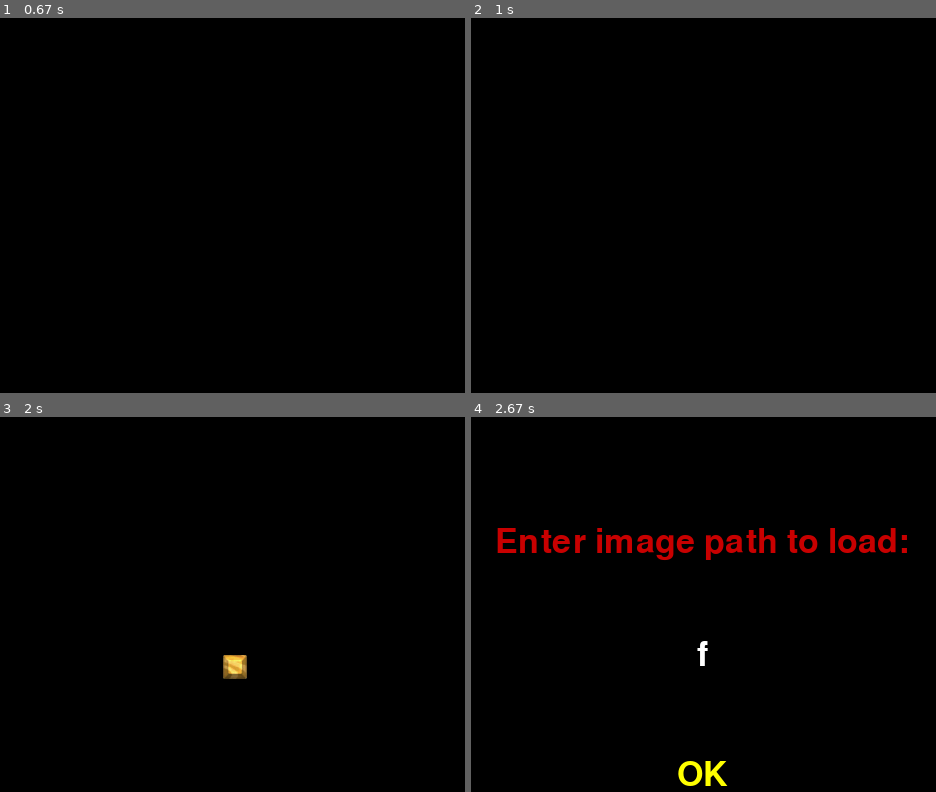
Above: before the commit, frames 1-4 (two rows, left to right).
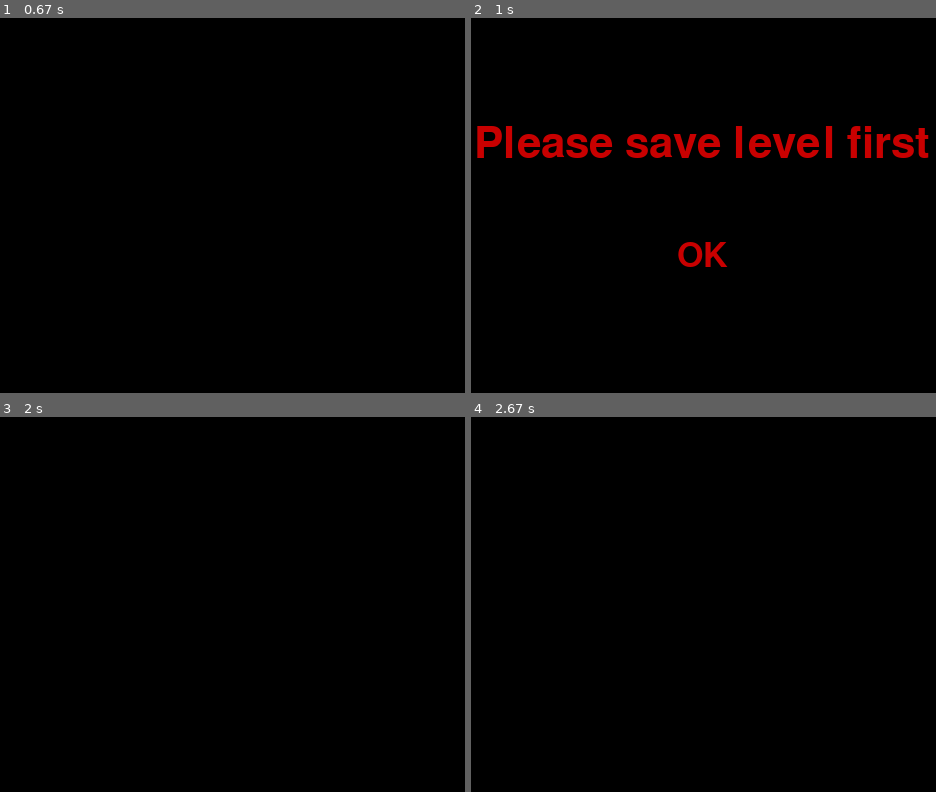
Above: after the commit, the same moments.

Repository: Sunlight4/OminGame
Game: pygame game, started from LevelEditor.py
Same seed, same stepped clock (60 frames per second), same inputs: the game is played once before the commit and once after it. The source is Python 2; it was converted automatically to run under Python 3.
Inputs (mouse positions are in pixels of both pictures, inside the frame that each line leads up to):
- Up to frame 1 (0.67 s): click (232, 336) at 0.38 s
- Up to frame 2 (1 s): tap F at 0.67 s
- Up to frame 3 (2 s): click (232, 653) at 1.05 s; hold S 1.33-1.8 s; move the mouse to (32, 765) at 1.37 s; tap F at 1.4, 1.7 s; click (232, 773) at 1.88 s
- Up to frame 4 (2.67 s): hold G 2.17-2.63 s; move the mouse to (670, 780) at 2.2 s; tap F at 2.23, 2.53 s; tap 1 at 2.32 s

Frame 1 is identical in both runs. In frame 2, 4.0% of the frame differs, in the area x 1-99%, y 28-67%; in frame 3, 0.3%; in frame 4, 3.0%.

Commit message:
Added level testing

Diff:
--- /dev/null
+++ b/LOL.txt
@@ -0,0 +1,2 @@
+Object y=144 x=168 image='Wall.png' fixed=False mass=50 ##rendered updated
+Object y=240 x=264 image='Wall.png' fixed=False mass=50 ##rendered updated
--- a/LevelEditor.py
+++ b/LevelEditor.py
@@ -23,6 +23,7 @@
 image="Wall.png"
 run=1
 levelname=None
+saved = None
 images=[None, None, None, None, None, None, None, None, None, None]
 while run:
     canvas.fill([0,0,0])
@@ -56,6 +57,7 @@
         elif event.type==pygame.KEYDOWN:
             if event.key==pygame.K_s:
                 levelname=enterbox(screen, "Enter level path to save as:")
+                saved=levelname
                 f=open(levelname, "w")
                 for o in objects:
                     d=""
@@ -78,6 +80,7 @@
             if event.key==pygame.K_p:
                 if levelname==None:
                     levelname=enterbox(screen, "Enter level path to save as:")
+                    saved=levelname
                     f=open(levelname, "w")
                     for o in objects:
                         d=""
@@ -149,6 +152,11 @@
                     objects.append([kind, d, groups])
             if event.key==pygame.K_g:
                 objects.append([Gravity, {"strength":Vector(0, 1)}, ["forces"]])
+            if event.key==pygame.K_f:
+                if not saved == None:
+                    main.runlevel(screen,saved)
+                else:
+                    msgbox(screen,"Please save level first")
     screen.fill([0,0,0])
     screen.blit(canvas, [0,0])
     pygame.display.flip()
--- a/test.txt
+++ b/test.txt
@@ -1,31 +1,2 @@
-Object y=144 x=120 image='Wall.png' fixed=False mass=50 ##rendered updated
-Object y=168 x=144 image='Wall.png' fixed=False mass=50 ##rendered updated
-Object y=192 x=168 image='Wall.png' fixed=False mass=50 ##rendered updated
 Object y=192 x=192 image='Wall.png' fixed=False mass=50 ##rendered updated
-Object y=192 x=216 image='Wall.png' fixed=False mass=50 ##rendered updated
-Object y=192 x=240 image='Wall.png' fixed=False mass=50 ##rendered updated
-Object y=168 x=264 image='Wall.png' fixed=False mass=50 ##rendered updated
-Object y=144 x=288 image='Wall.png' fixed=False mass=50 ##rendered updated
-CircleWall bouncy=1 mass=0 y=144 x=336 image='Wall.png' fixed=True ##rendered updated
-CircleWall bouncy=1 mass=0 y=144 x=312 image='testlevel/images.png' fixed=True ##rendered updated
-CircleWall bouncy=1 mass=0 y=144 x=360 image='testlevel/images.png' fixed=True ##rendered updated
-CircleWall bouncy=1 mass=0 y=144 x=384 image='Wall.png' fixed=True ##rendered updated
-CircleWall bouncy=1 mass=0 y=144 x=408 image='testlevel/images.png' fixed=True ##rendered updated
-CircleWall bouncy=1 mass=0 y=144 x=432 image='Wall.png' fixed=True ##rendered updated
-CircleWall bouncy=1 mass=0 y=144 x=456 image='testlevel/images.png' fixed=True ##rendered updated
-CircleWall bouncy=1 mass=0 y=144 x=480 image='testlevel/images.png' fixed=True ##rendered updated
-CircleWall bouncy=1 mass=0 y=144 x=504 image='testlevel/images.png' fixed=True ##rendered updated
-CircleWall bouncy=1 mass=0 y=168 x=528 image='testlevel/images.png' fixed=True ##rendered updated
-CircleWall bouncy=1 mass=0 y=192 x=528 image='testlevel/images.png' fixed=True ##rendered updated
-CircleWall bouncy=1 mass=0 y=144 x=96 image='testlevel/images.png' fixed=True ##rendered updated
-CircleWall bouncy=1 mass=0 y=168 x=96 image='testlevel/images.png' fixed=True ##rendered updated
-CircleWall bouncy=1 mass=0 y=168 x=120 image='testlevel/images.png' fixed=True ##rendered updated
-CircleWall bouncy=1 mass=0 y=192 x=120 image='testlevel/images.png' fixed=True ##rendered updated
-CircleWall bouncy=1 mass=0 y=192 x=144 image='testlevel/images.png' fixed=True ##rendered updated
-CircleWall bouncy=1 mass=0 y=216 x=144 image='testlevel/images.png' fixed=True ##rendered updated
-CircleWall bouncy=1 mass=0 y=216 x=168 image='testlevel/images.png' fixed=True ##rendered updated
-CircleWall bouncy=1 mass=0 y=216 x=192 image='testlevel/images.png' fixed=True ##rendered updated
-CircleWall bouncy=1 mass=0 y=216 x=216 image='testlevel/images.png' fixed=True ##rendered updated
-CircleWall bouncy=1 mass=0 y=192 x=240 image='testlevel/images.png' fixed=True ##rendered updated
-CircleWall bouncy=1 mass=0 y=168 x=264 image='testlevel/images.png' fixed=True ##rendered updated
-CircleWall bouncy=1 mass=0 y=144 x=288 image='testlevel/images.png' fixed=True ##rendered updated
+Object y=264 x=216 image='Wall.png' fixed=False mass=50 ##rendered updated
